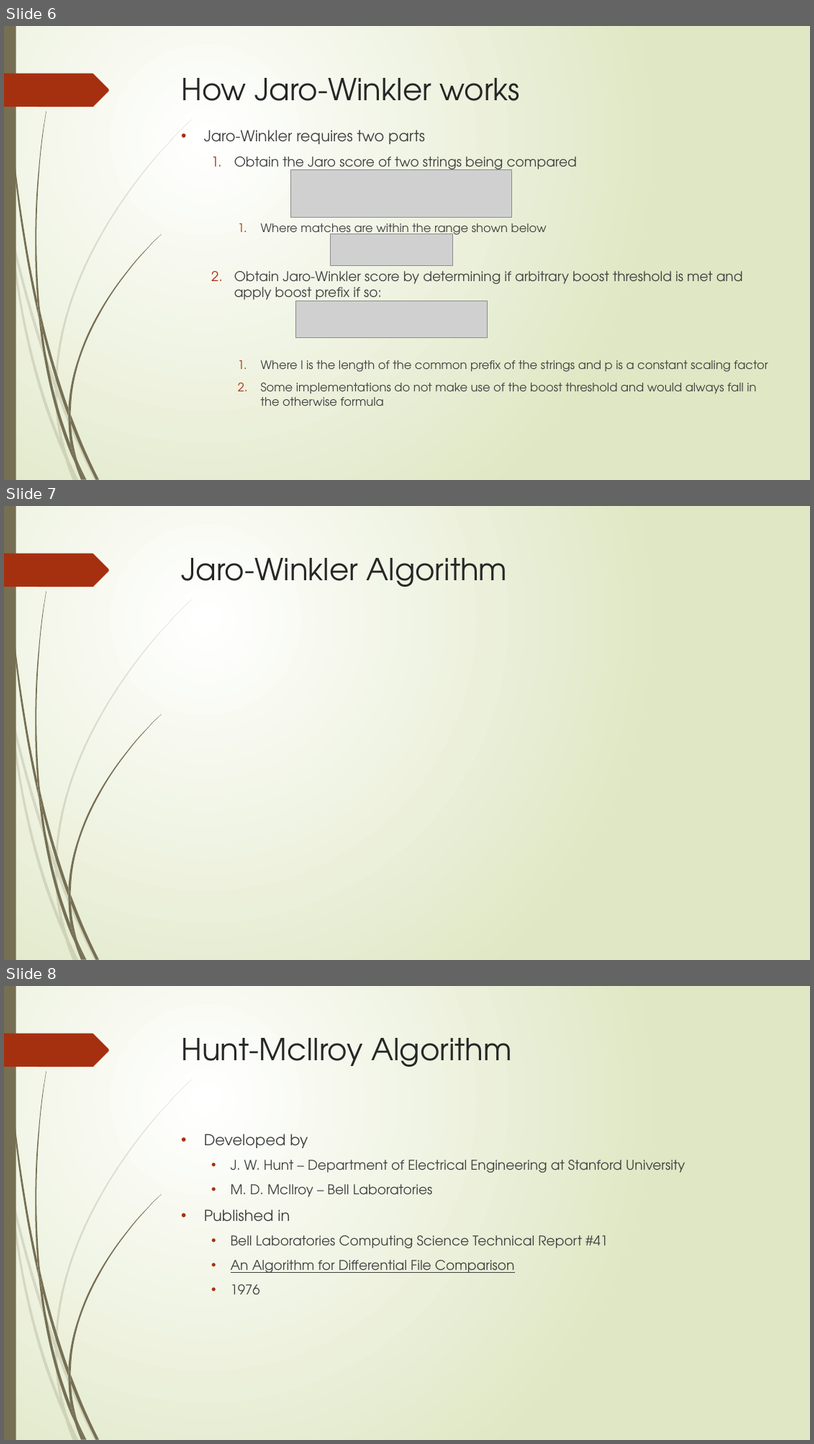
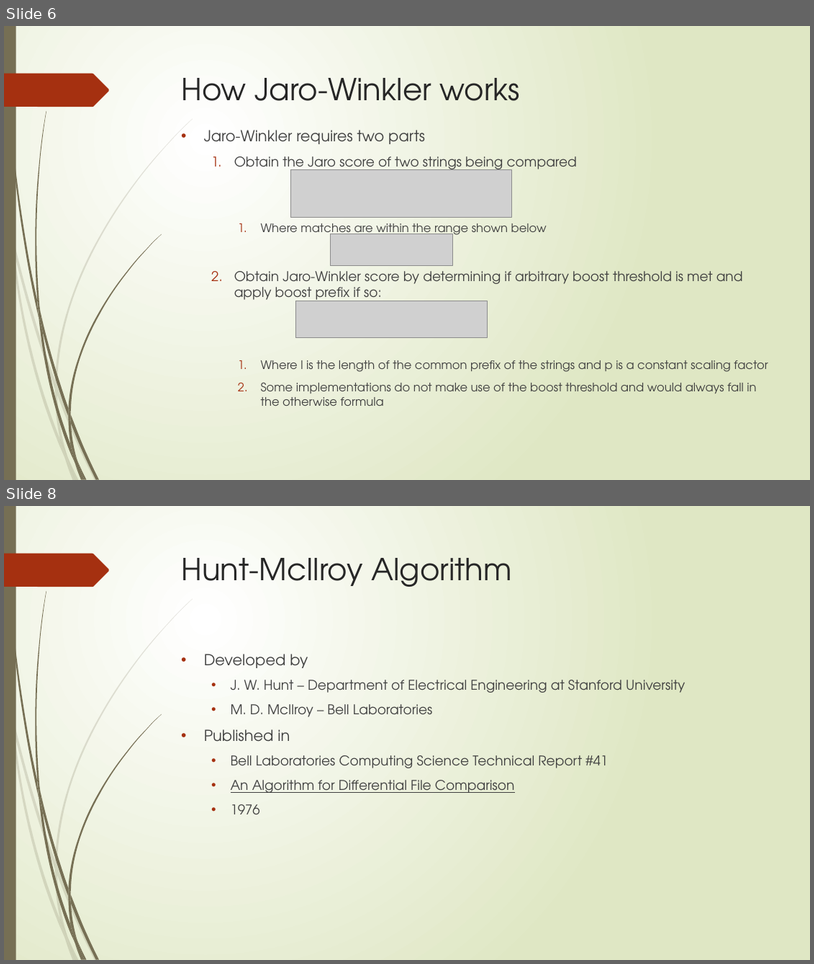
Before and after one commit to AthensStateComputerScience/DigitalHumanities, a slide deck: PowerPoint/Digital Humanities.pptx. Shown one above the other, each under a label of ours: slides 6, 7 and 8 before the commit, slides 6 and 8 after it; the slides between them are not shown. The pictures are 814x1444 and 814x964 pixels, drawn with LibreOffice and Linux fonts; fonts in the diff are those of the drawing; grey boxes stand for pictures. Boxes give left, top, right and bottom in pixels: in the first picture for what was removed or moved away, otherwise in the second. Text is boxed around its words. In the diff, an @@ line names an element or a change of style, - is before the commit and + after.

Commit message:
updating jaro-winkler slides
updating jaro-winkler slides

```diff
--- a/PowerPoint/Digital Humanities.pptx
+++ b/PowerPoint/Digital Humanities.pptx
@@ slide 7 removed at (x1=4, y1=506, x2=810, y2=960), background gradient #FFFFFF to #DFE8C4; not listed: 24 template elements that a slide beside it also shows @@
@@ title removed at (x1=182, y1=558, x2=508, y2=587) @@
-Jaro-Winkler Algorithm
```
Also in this commit, not shown: 1 slide changed, 1 slide added.
